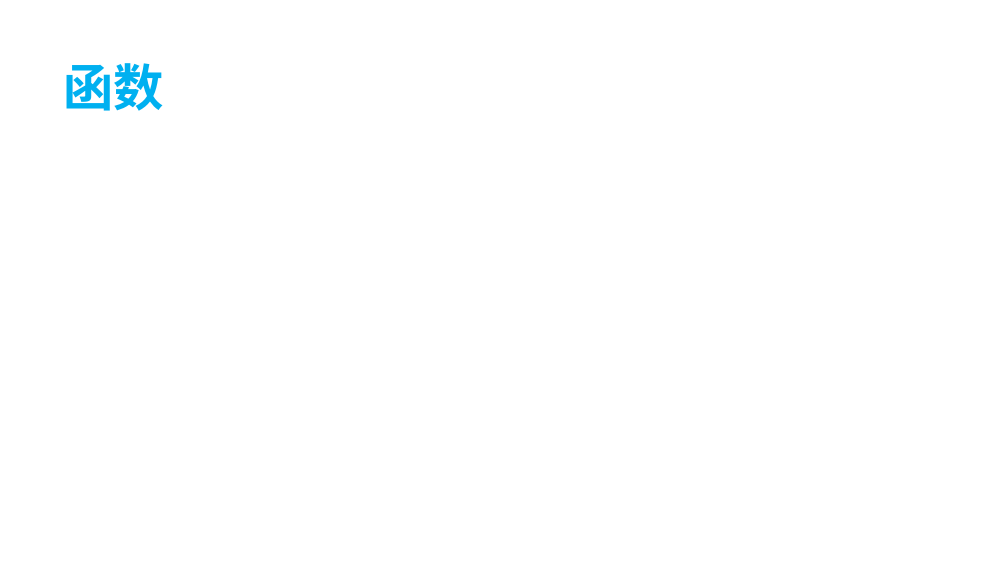
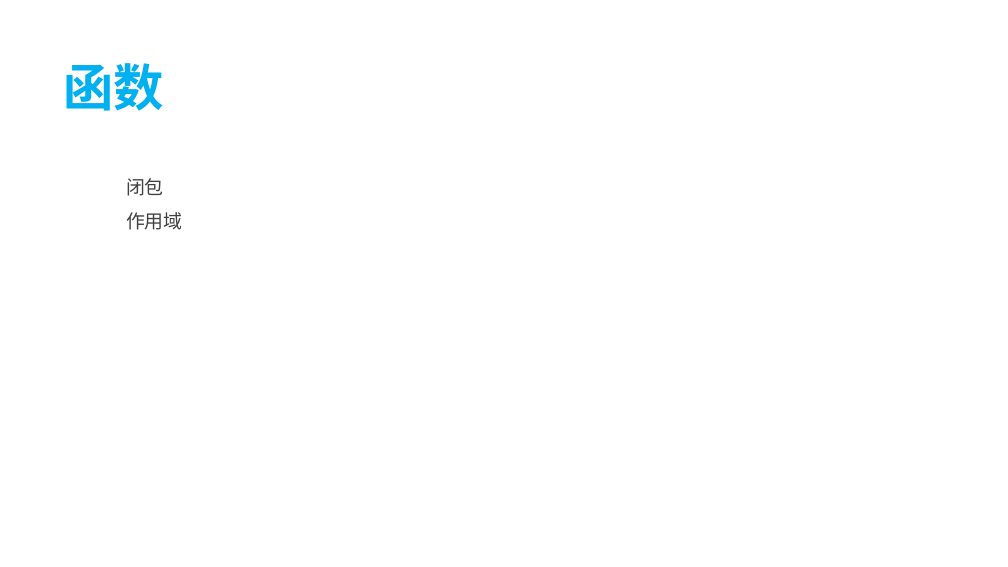
Before and after one commit to tecshuttle/interview, a slide deck: slide 2 of 2 前端/《JavaScript忍者秘籍（第2版）》.pptx. Drawn at 1008x567 pixels with LibreOffice and Linux fonts; fonts in the diff are those of the drawing. Boxes give left, top, right and bottom in pixels: in the first picture for what was removed or moved away, otherwise in the second. Text is boxed around its words. In the diff, an @@ line names an element or a change of style, - is before the commit and + after.

Commit message:
《JavaScript忍者秘籍（第2版）》：闭包。

```diff
--- a/2 前端/《JavaScript忍者秘籍（第2版）》.pptx
+++ b/2 前端/《JavaScript忍者秘籍（第2版）》.pptx
@@ text added at box(126, 178, 183, 230), 18 pt, text #404040 @@
+闭包
+作用域
```
Also in this commit, not shown: 1 other slide changed, 2 other files.
